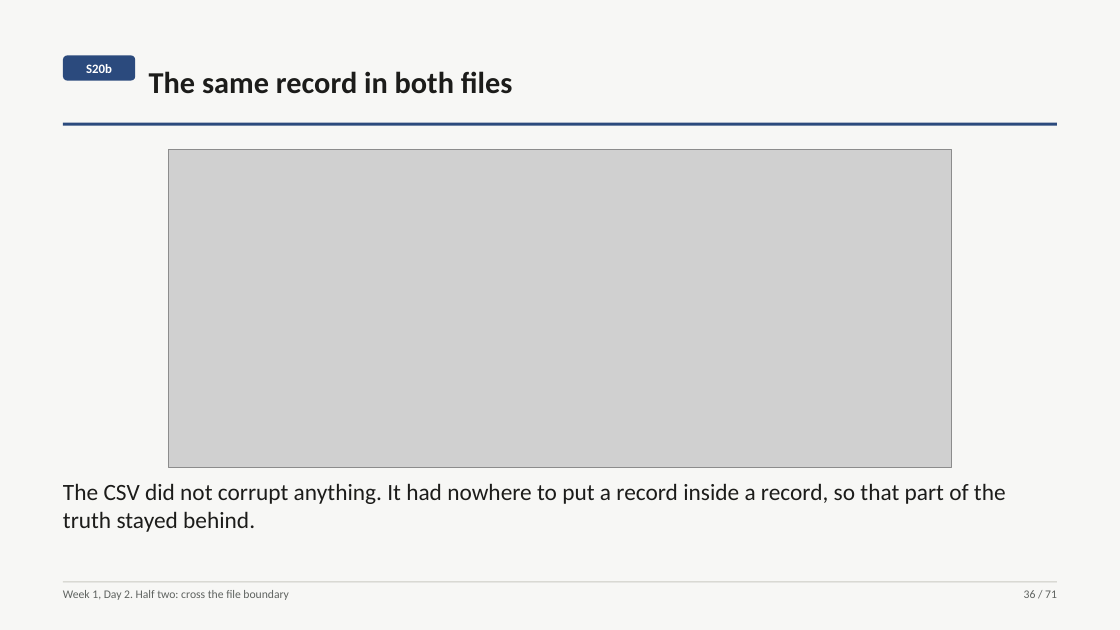
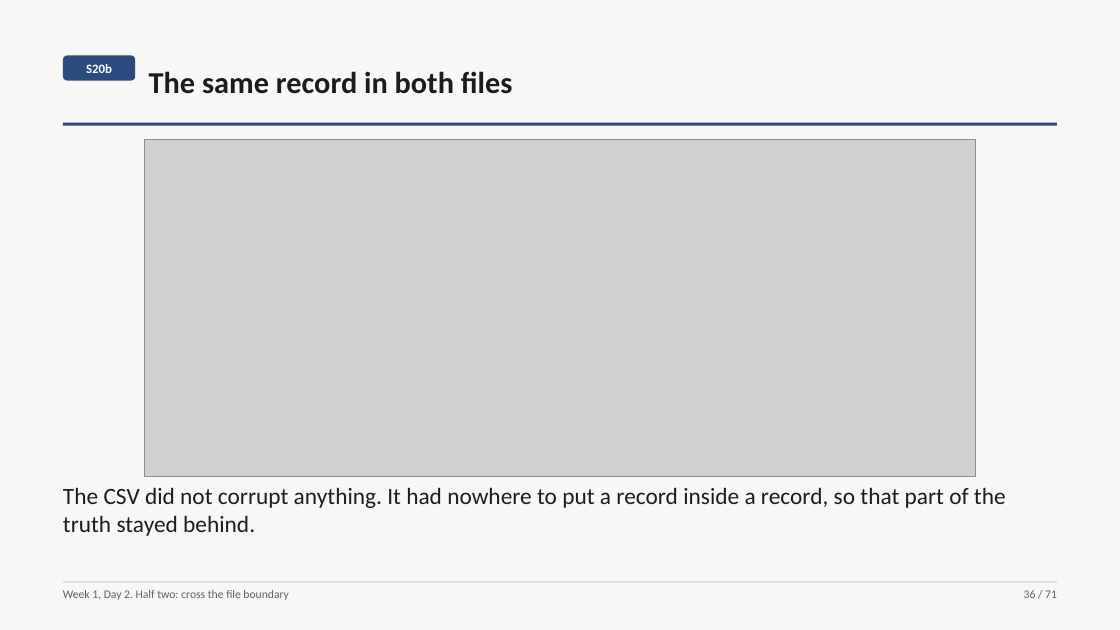
Before and after one commit to fde-academy-lab/c2-content-factory, a slide deck: slide 36 of content/W01/D2/slides/C2_W01_D02_half2_STUDENT.pptx. Drawn at 1120x630 pixels with LibreOffice and Linux fonts; fonts in the diff are those of the drawing; grey boxes stand for pictures. Boxes give left, top, right and bottom in pixels: in the first picture for what was removed or moved away, otherwise in the second. Text is boxed around its words. In the diff, an @@ line names an element or a change of style, - is before the commit and + after.

```diff
--- a/content/W01/D2/slides/C2_W01_D02_half2_STUDENT.pptx
+++ b/content/W01/D2/slides/C2_W01_D02_half2_STUDENT.pptx
@@ picture: place and size @@
-picture at [168, 150, 951, 467]
+picture at [145, 139, 975, 476]
@@ text "The CSV did not corrupt ...": place and size @@
-text "The CSV did not corrupt ..." at [63, 483, 1006, 532]
+text "The CSV did not corrupt ..." at [63, 487, 1006, 536]
```
Also in this commit, not shown: 7 other slides changed, 23 other files.
